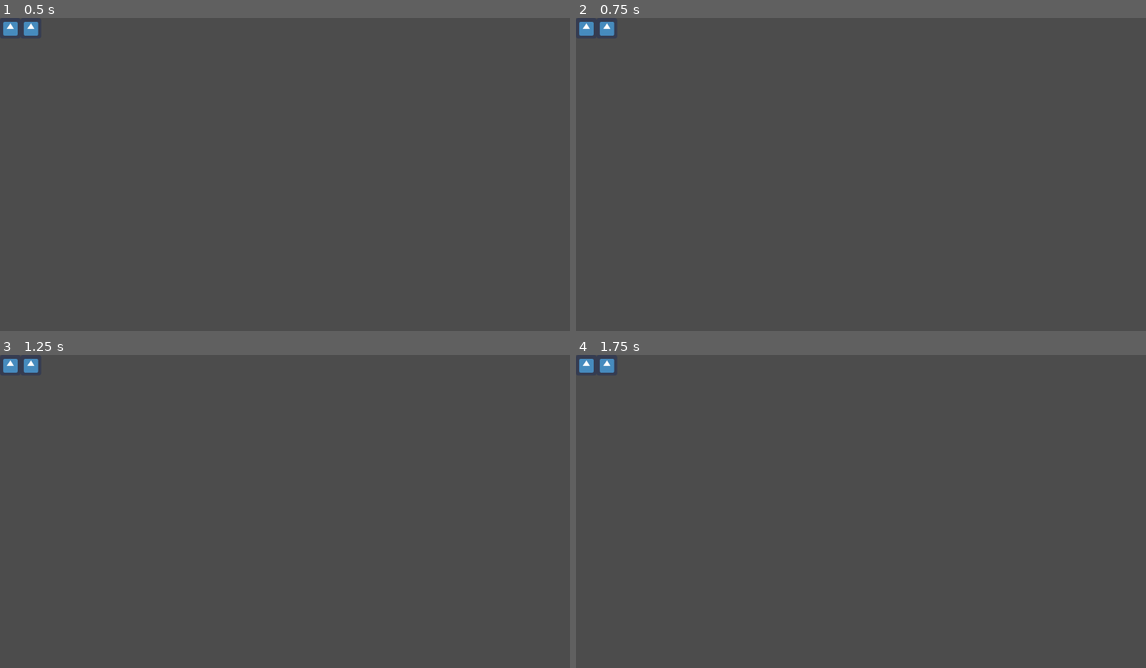
Above: before the commit, frames 1-4 (two rows, left to right).
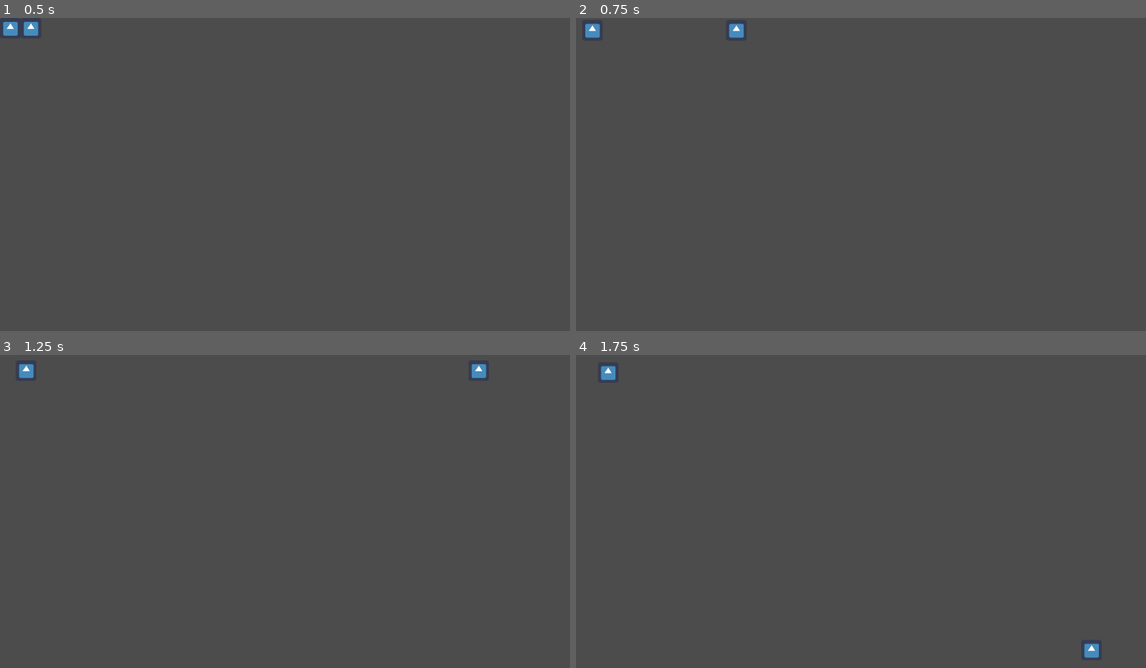
Above: after the commit, the same moments.

Repository: codeHeavy/battleRoyale
Game: Godot game, scene res://World.tscn
Two runs of this game, one before a commit and one after it. Both use one fixed random seed, a clock stepped at 60 frames per second and the inputs below. The engine's default icon, where the game draws it, is replaced by a stand-in: a white triangle on a blue panel in a dark square.
Inputs:
- Up to frame 1 (0.5 s): no input
- Up to frame 2 (0.75 s): tap Enter at 0.5 s; hold D from 0.53 s (still down); hold Enter from 0.53 s (still down)
- Up to frame 3 (1.25 s): keep holding D; keep holding Enter
- Up to frame 4 (1.75 s): release D at 1.28 s; release Enter at 1.28 s; hold S from 1.28 s (still down); tap Enter at 1.35 s

Frame 1 is identical in both runs. In frame 2, 0.4% of the frame differs, in the area x 0-30%, y 1-7%; in frame 3, 0.4%, in the area x 0-86%, y 1-8%; in frame 4, 0.4%.
Error before the commit: Invalid call. Nonexistent function 'map_to_world' in base 'Nil'. (res://Selector.gd:9)

Commit message:
lerp
sprite now moves smoothly to selected point

Diff:
--- a/Minion.gd
+++ b/Minion.gd
@@ -4,13 +4,19 @@
 
 var Health = 3
 var MovementSpeed = 1
-
+var minionTransform = get_global_transform()
+var prevGridPosition
 
 func _ready():
+	prevGridPosition = get_child(1).SelectedGridPosition
 	pass
 
 func _process(delta):
 
 	# changing the position of minion to the position of the selector
-	self.global_position = get_child(1).SelectedGridPosition
-	pass
+
+	if(get_child(1).SelectedGridPosition != prevGridPosition):
+		minionTransform.origin = minionTransform.origin.linear_interpolate(get_child(1).SelectedGridPosition, delta)
+		set_global_transform(minionTransform)
+		#self.global_position = get_child(1).SelectedGridPosition
+		pass
--- a/Selector.gd
+++ b/Selector.gd
@@ -4,9 +4,7 @@
 
 var MovementCircle=[]
 var MovementSpeed = 2
-onready var map = get_node("/root/World/TileMap")
-
-var SelectedGridPosition =  map.map_to_world(Vector2(1,1))
+var SelectedGridPosition = Vector2(32,32)
 
 var releaseCounter = 0.5
 
